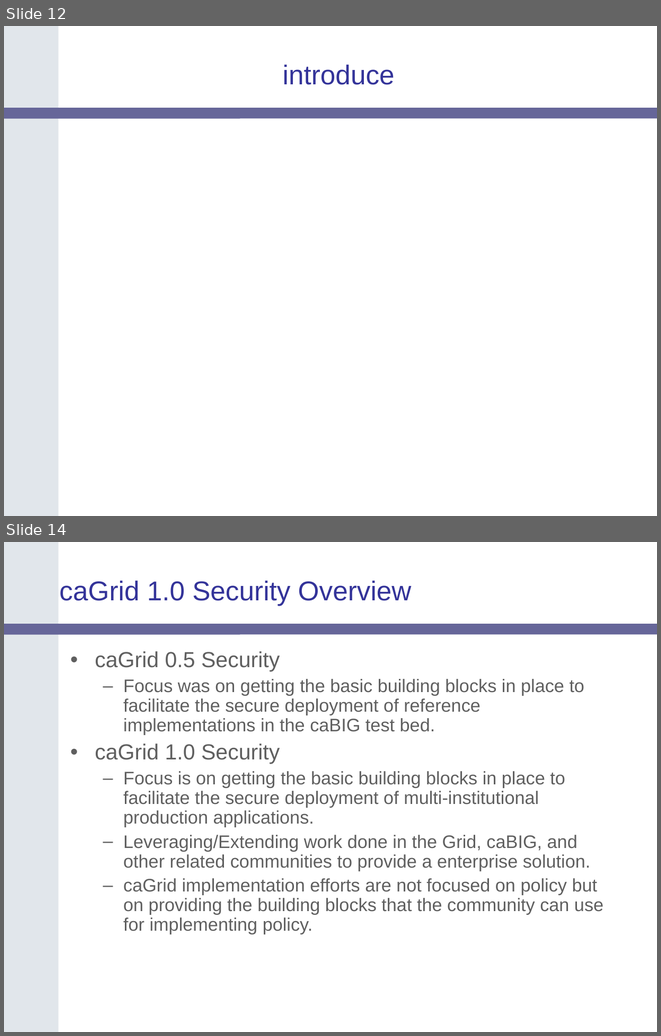
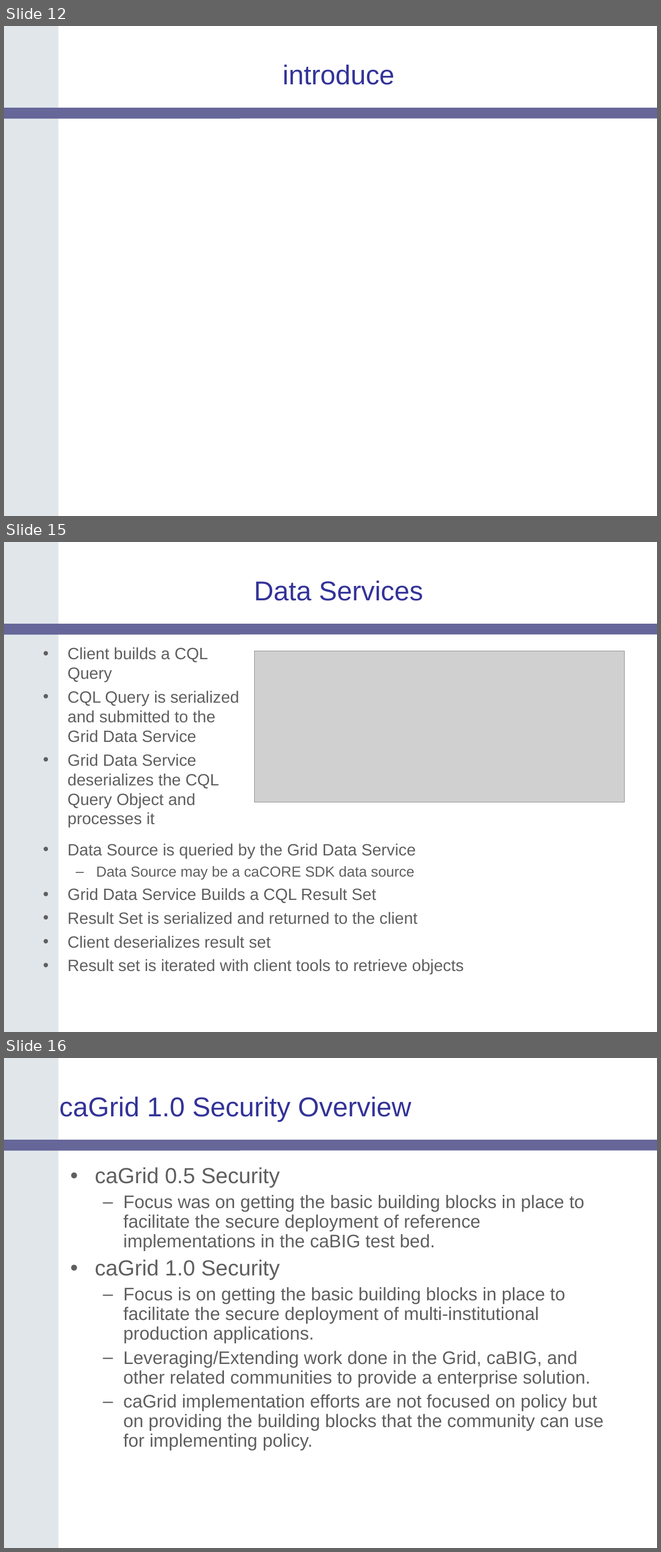
Before and after one commit to NCIP/cagrid-portal, a slide deck: cagrid-1-0/Documentation/presentations/200604_AnnualMeeting/caGrid-1.0-Architecture_caBIG-Annual-Meeting06.ppt. Shown one above the other, each under a label of ours: slides 12 and 14 before the commit, slides 12, 15 and 16 after it; the slides between them are not shown. The pictures are 661x1036 and 661x1552 pixels, drawn with LibreOffice and Linux fonts; fonts in the diff are those of the drawing; grey boxes stand for pictures; background and template pictures are left out. Boxes give left, top, right and bottom in pixels: in the first picture for what was removed or moved away, otherwise in the second. Text is boxed around its words. In the diff, an @@ line names an element or a change of style, - is before the commit and + after.

Commit message:
added data service slides

```diff
--- a/cagrid-1-0/Documentation/presentations/200604_AnnualMeeting/caGrid-1.0-Architecture_caBIG-Annual-Meeting06.ppt
+++ b/cagrid-1-0/Documentation/presentations/200604_AnnualMeeting/caGrid-1.0-Architecture_caBIG-Annual-Meeting06.ppt
@@ slide 15 added at bbox=[4, 542, 657, 1032], background #FFFFFF; not listed: 2 template elements that a slide beside it also shows @@
@@ title added at bbox=[254, 581, 423, 601], 30 pt, text #333399 @@
+Data Services
@@ text added at bbox=[68, 647, 239, 827], 18 pt, text #5F5F5F @@
+• Client builds a CQL Query
+• CQL Query is serialized and submitted to the Grid Data Service
+• Grid Data Service deserializes the CQL Query Object and processes it
@@ picture added at bbox=[254, 651, 624, 802] @@
@@ text added at bbox=[68, 843, 464, 974], 18 pt, text #5F5F5F @@
+• Data Source is queried by the Grid Data Service
+  – Data Source may be a caCORE SDK data source
+• Grid Data Service Builds a CQL Result Set
+• Result Set is serialized and returned to the client
+• Client deserializes result set
+• Result set is iterated with client tools to retrieve objects
@@ what was slide 14 is now slide 16 @@
```
Also in this commit, not shown: 6 slides changed, 2 other slides added, 1 slide removed.
